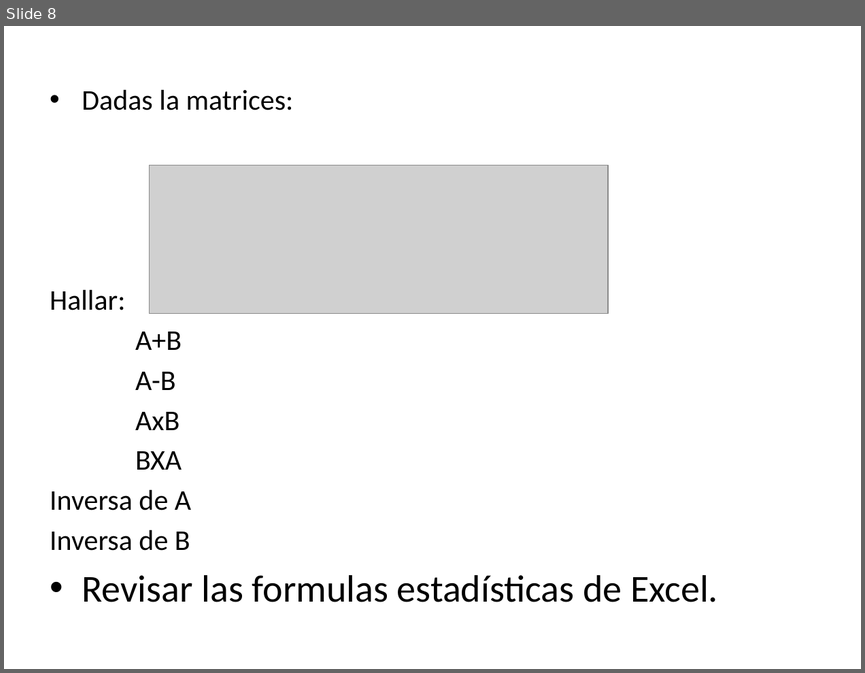
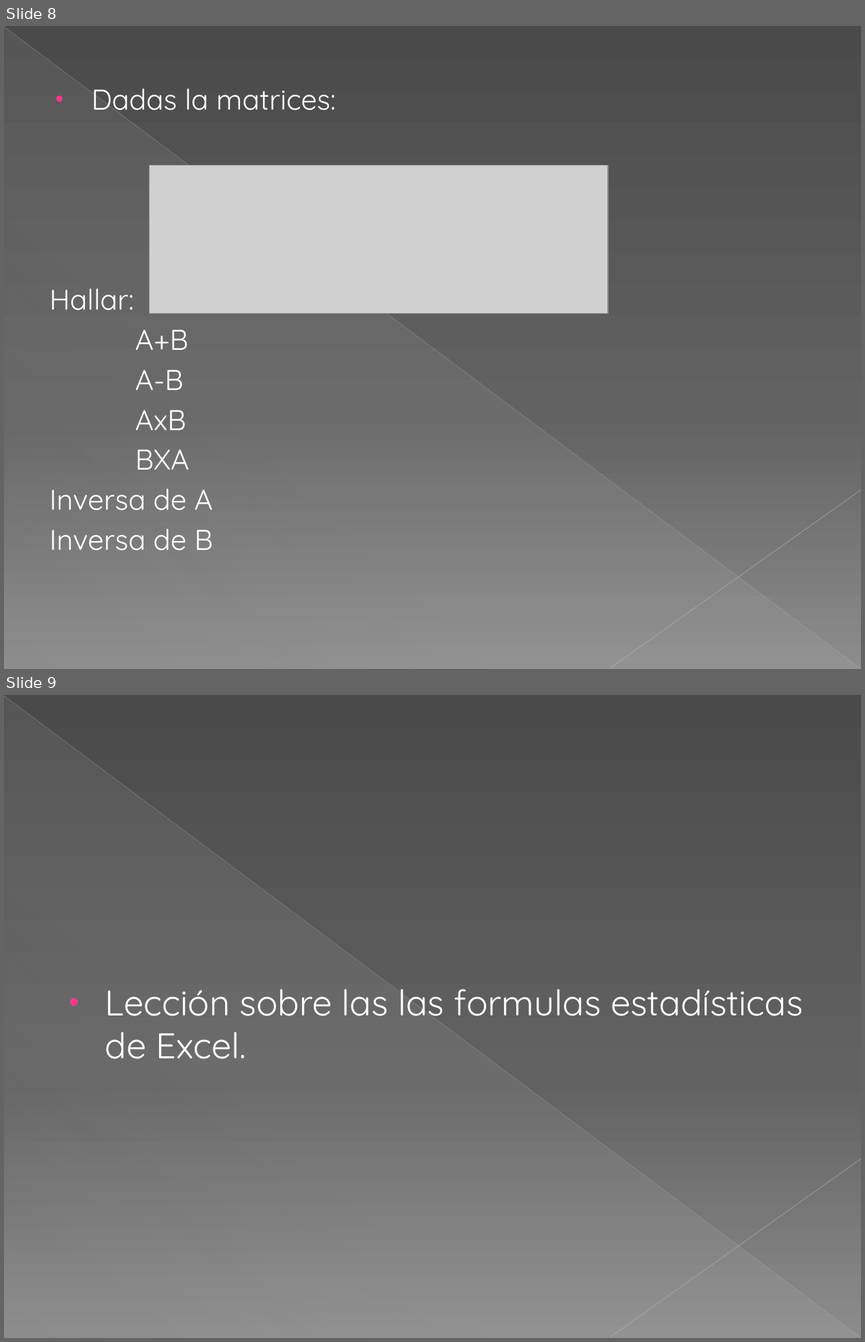
Before and after one commit to kleberloayzacastro/universidad, a slide deck: 2015-2016/clases/informatica_aplicada/clase_4/clase_4.pptx. Shown one above the other, each under a label of ours: slide 8 before the commit, slides 8 and 9 after it. The pictures are 865x673 and 865x1342 pixels, drawn with LibreOffice and Linux fonts; fonts in the diff are those of the drawing; grey boxes stand for pictures. Boxes give left, top, right and bottom in pixels: in the first picture for what was removed or moved away, otherwise in the second. Text is boxed around its words. In the diff, an @@ line names an element or a change of style, - is before the commit and + after.

```diff
--- a/2015-2016/clases/informatica_aplicada/clase_4/clase_4.pptx
+++ b/2015-2016/clases/informatica_aplicada/clase_4/clase_4.pptx
@@ slide 9 added at box(4, 695, 861, 1338), background gradient #4A4A4A to #626262 to #8C8C8C; not listed: 3 template elements that a slide beside it also shows @@
@@ text added at box(105, 989, 803, 1059), 30 pt, text #FFFFFF @@
+• Lección sobre las las formulas estadísticas de Excel.
@@ slide 8 changed as well @@
@@ background #FFFFFF to gradient #4A4A4A to #626262 to #8C8C8C @@
@@ line added from (4, 27) to (860, 668), #BFBFBF 0.39 pt @@
@@ right triangle added at box(5, 28, 860, 669), fill gradient #D2D2D2 @@
@@ text "Dadas la matrices:" at box(50, 89, 336, 550): font Calibri to Quicksand, text colour #000000 to #FFFFFF; indent changed @@
@@ line added from (861, 490) to (610, 668), #C6C6C6 0.47 pt @@
@@ text at box(82, 575, 718, 602): paragraph removed @@
-• Revisar las formulas estadísticas de Excel.
```
Also in this commit, not shown: 7 other slides changed, 9 other files.
